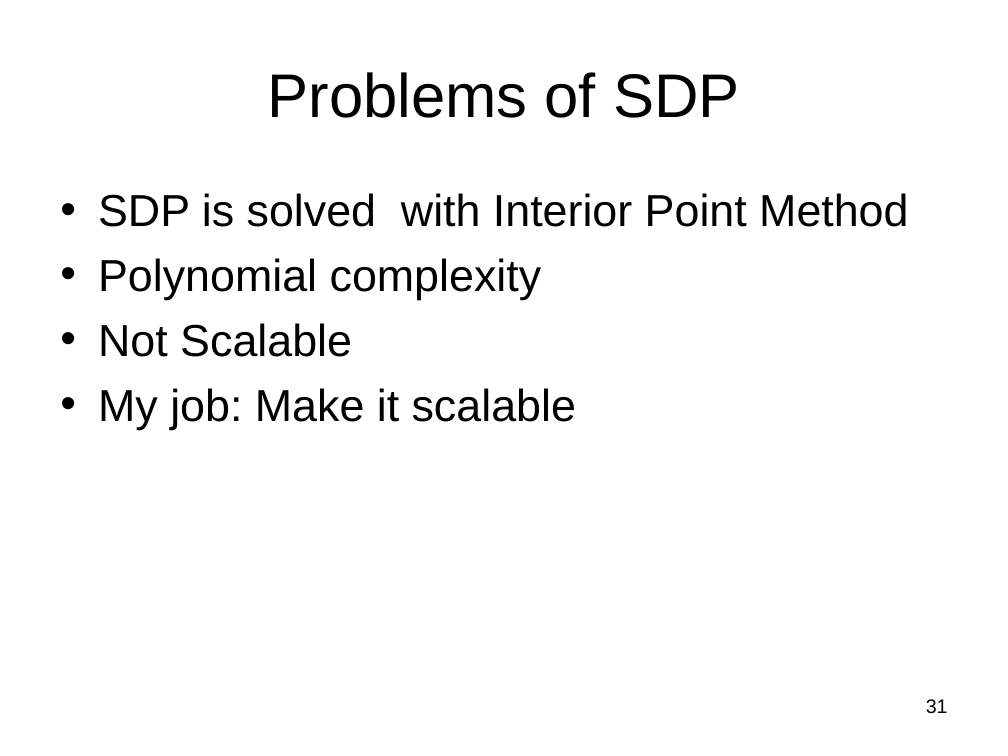
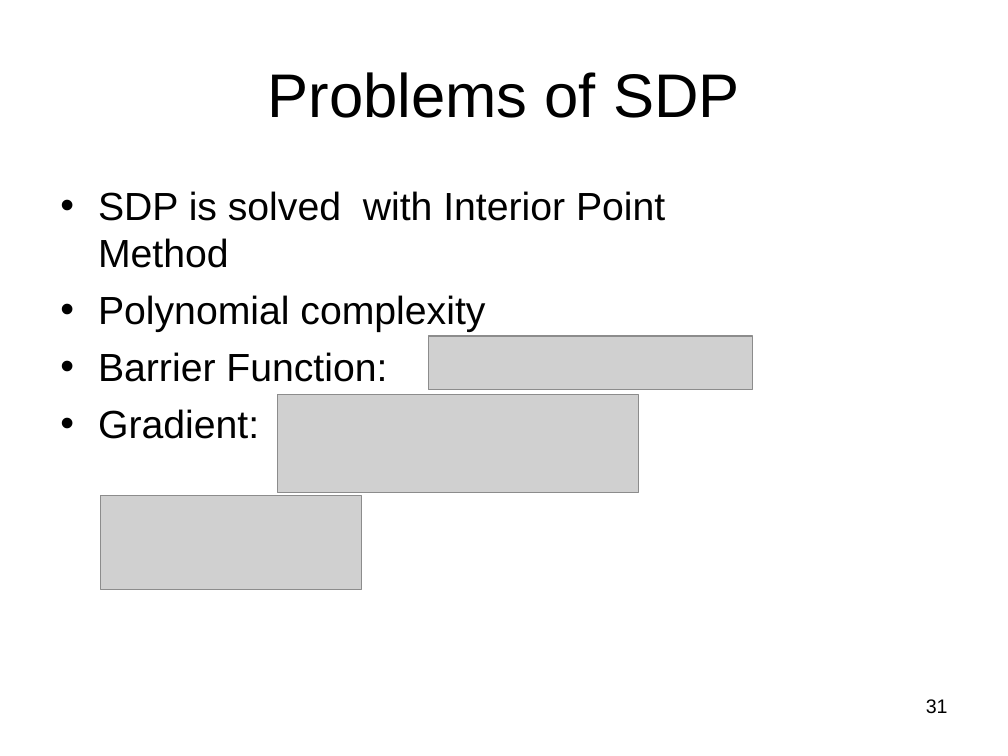
Before and after one commit to subailong/mlpack, a slide deck: slide 31 of fastlib/u/nvasil/docs/proposal/proposal.ppt. Drawn at 1008x756 pixels with LibreOffice and Linux fonts; fonts in the diff are those of the drawing; grey boxes stand for pictures. Boxes give left, top, right and bottom in pixels: in the first picture for what was removed or moved away, otherwise in the second. Text is boxed around its words. In the diff, an @@ line names an element or a change of style, - is before the commit and + after.

```diff
--- a/fastlib/u/nvasil/docs/proposal/proposal.ppt
+++ b/fastlib/u/nvasil/docs/proposal/proposal.ppt
@@ text at (98,191,665,332): size 32 to 28 pt in "SDP is solved with Interior Point Method", "Polynomial complexity"; less space between paragraphs @@
@@ text at (98,352,387,439): text changed; size 32 to 28 pt @@
-• Not Scalable
-• My job: Make it scalable
+• Barrier Function:
+• Gradient:
@@ picture added at (428,336,753,389) @@
@@ picture added at (277,395,639,493) @@
@@ picture added at (101,496,361,590) @@
```
Also in this commit, not shown: 2 other slides changed, 2 slides added, 2 slides removed.
